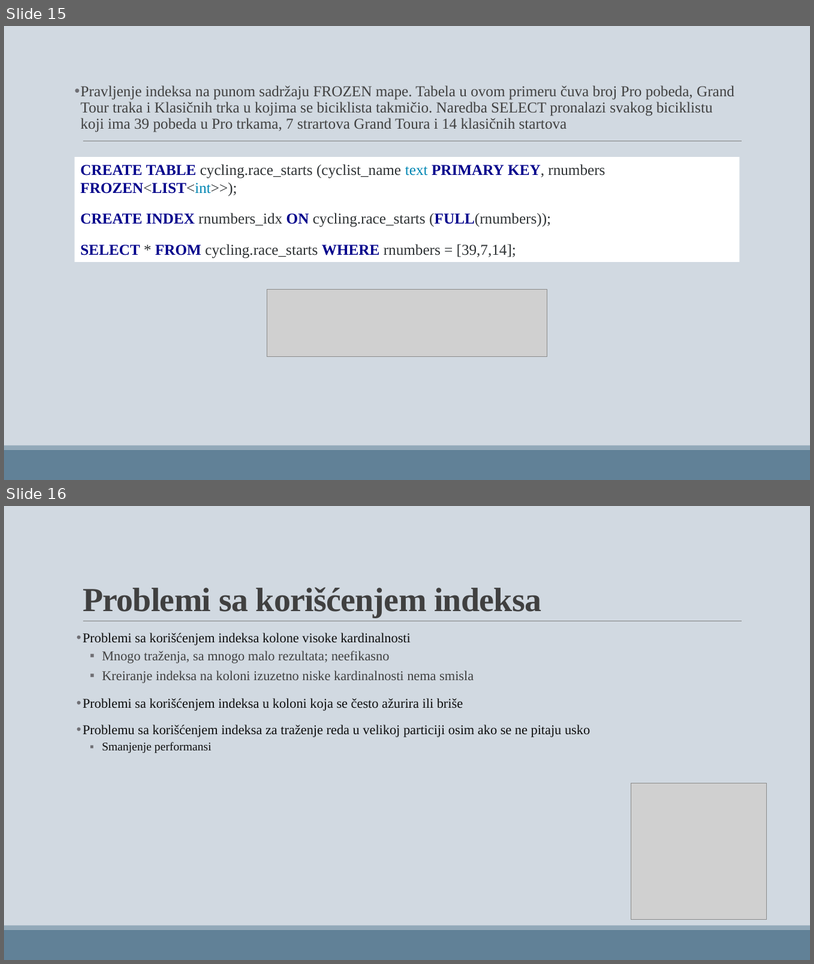
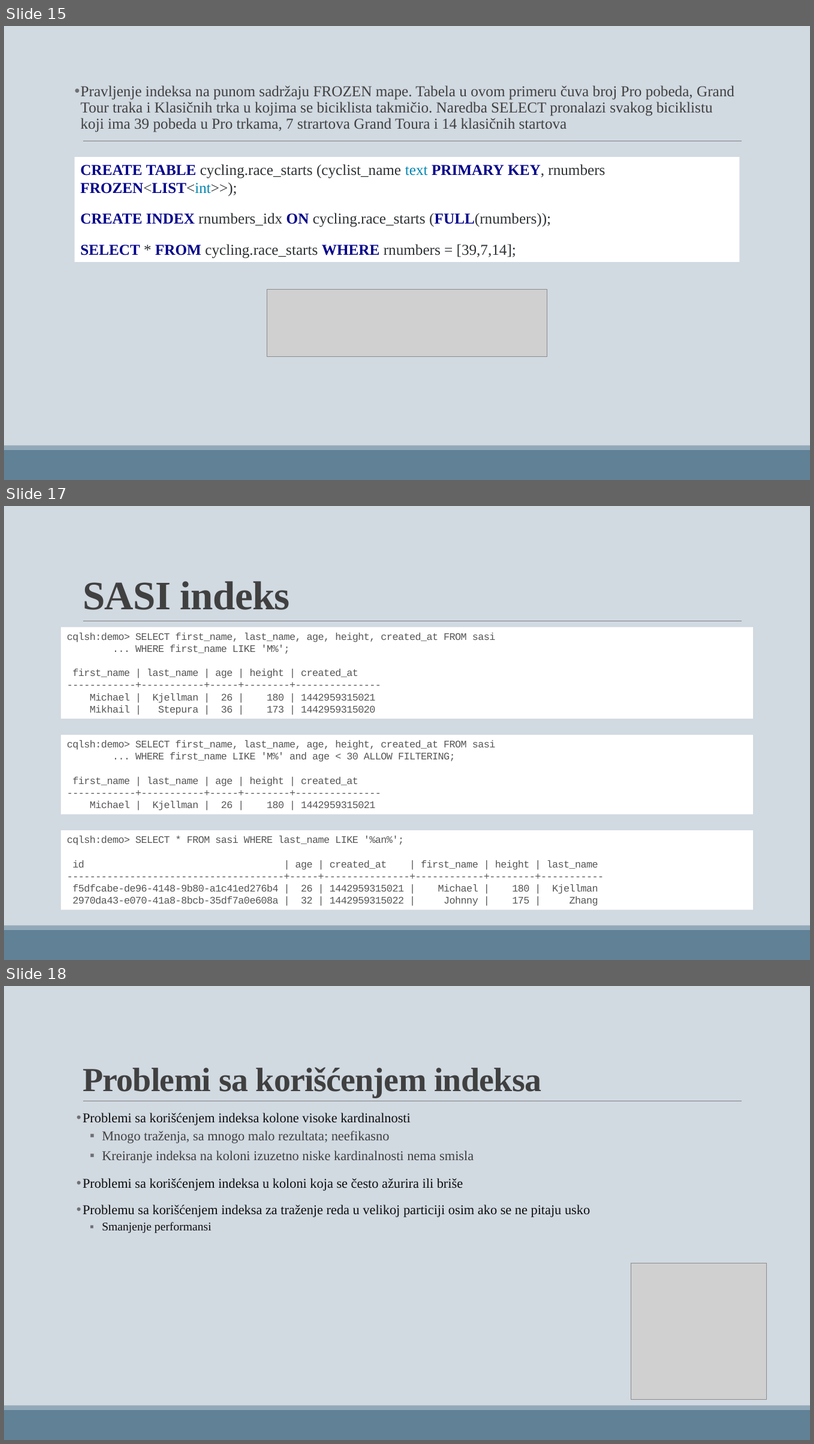
Before and after one commit to Mmarijana/SZUBP-project, a slide deck: Presentation.pptx. Shown one above the other, each under a label of ours: slides 15 and 16 before the commit, slides 15, 17 and 18 after it; the slides between them are not shown. The pictures are 814x964 and 814x1444 pixels, drawn with LibreOffice and Linux fonts; fonts in the diff are those of the drawing; grey boxes stand for pictures. Boxes give left, top, right and bottom in pixels: in the first picture for what was removed or moved away, otherwise in the second. Text is boxed around its words. In the diff, an @@ line names an element or a change of style, - is before the commit and + after.

```diff
--- a/Presentation.pptx
+++ b/Presentation.pptx
@@ slide 17 added at (x1=4, y1=506, x2=810, y2=960), background #D1D9E1; not listed: 3 template elements that a slide beside it also shows @@
@@ title added at (x1=83, y1=581, x2=290, y2=610), 48 pt, text #404040, bold @@
+SASI indeks
@@ rectangle added at (x1=61, y1=627, x2=753, y2=718), fill #FFFFFF, 12 pt, text #555555 @@
+cqlsh:demo> SELECT first_name, last_name, age, height, created_at FROM sasi
+... WHERE first_name LIKE 'M%';
+first_name | last_name | age | height | created_at
+------------+-----------+-----+--------+---------------
+Michael | Kjellman | 26 | 180 | 1442959315021
+Mikhail | Stepura | 36 | 173 | 1442959315020
@@ rectangle added at (x1=61, y1=735, x2=753, y2=814), fill #FFFFFF, 12 pt, text #555555 @@
+cqlsh:demo> SELECT first_name, last_name, age, height, created_at FROM sasi
+... WHERE first_name LIKE 'M%' and age < 30 ALLOW FILTERING;
+first_name | last_name | age | height | created_at
+------------+-----------+-----+--------+---------------
+Michael | Kjellman | 26 | 180 | 1442959315021
@@ rectangle added at (x1=61, y1=830, x2=753, y2=910), fill #FFFFFF, 12 pt, text #555555 @@
+cqlsh:demo> SELECT * FROM sasi WHERE last_name LIKE '%an%';
+id | age | created_at | first_name | height | last_name
+--------------------------------------+-----+---------------+------------+--------+-----------
+f5dfcabe-de96-4148-9b80-a1c41ed276b4 | 26 | 1442959315021 | Michael | 180 | Kjellman
+2970da43-e070-41a8-8bcb-35df7a0e608a | 32 | 1442959315022 | Johnny | 175 | Zhang
@@ what was slide 16 is now slide 18 @@
```
Also in this commit, not shown: 2 slides changed, 4 other slides added, 1 slide removed, 1 other file.
